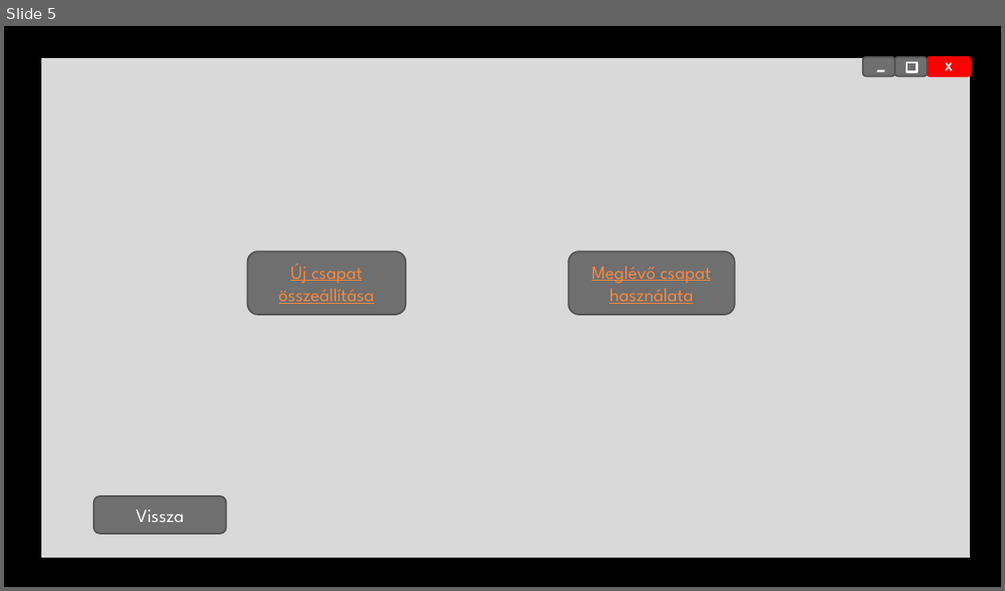
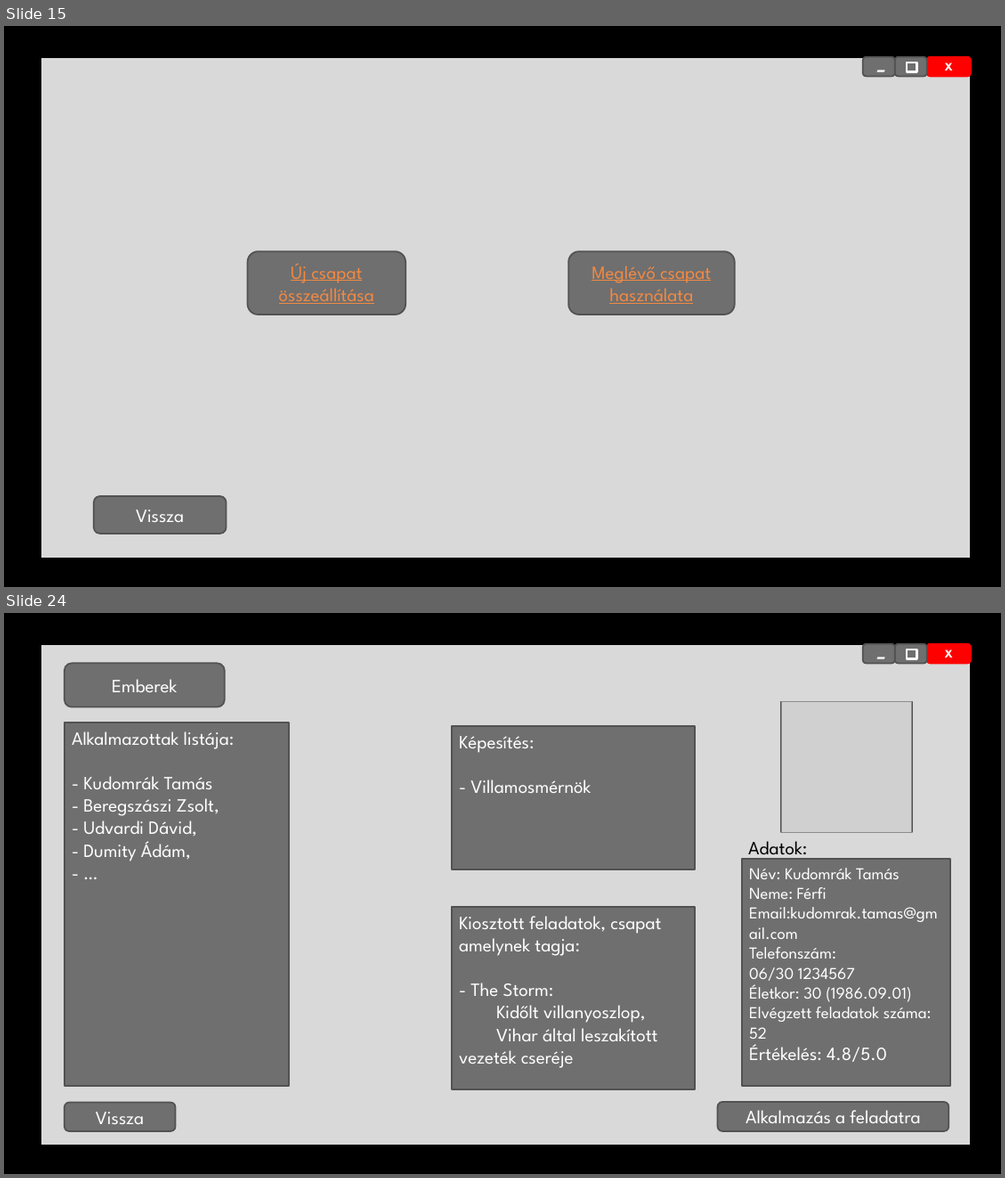
Before and after one commit to B34B77/Szakdolgozat, a slide deck: Dokumentumok/Képernyő tervek.pptx. Shown one above the other, each under a label of ours: slide 5 before the commit, slides 15 and 24 after it; the slides between them are not shown. The pictures are 1005x591 and 1005x1178 pixels, drawn with LibreOffice and Linux fonts; fonts in the diff are those of the drawing; grey boxes stand for pictures; background and template pictures are left out. Boxes give left, top, right and bottom in pixels: in the first picture for what was removed or moved away, otherwise in the second. Text is boxed around its words. In the diff, an @@ line names an element or a change of style, - is before the commit and + after.

```diff
--- a/Dokumentumok/Képernyő tervek.pptx
+++ b/Dokumentumok/Képernyő tervek.pptx
@@ slide 24 added at bbox=[4, 613, 1001, 1174], background picture (left out) @@
@@ rectangle added at bbox=[40, 643, 971, 1144], fill #D9D9D9, outline #000000 1.5 pt @@
@@ rounded rectangle added at bbox=[65, 663, 225, 707], fill #6F6F6F, outline #525252 1.5 pt, 18 pt, text #FFFFFF @@
+Emberek
@@ rounded rectangle added at bbox=[863, 643, 896, 663], fill #6F6F6F, outline #525252 1.5 pt, 28 pt, text #FFFFFF, italic @@
+-
@@ rounded rectangle added at bbox=[895, 643, 927, 663], fill #6F6F6F, outline #525252 1.5 pt @@
@@ rectangle added at bbox=[906, 649, 917, 659], fill #6F6F6F, outline #FFFFFF 2.25 pt @@
@@ rounded rectangle added at bbox=[927, 643, 971, 663], fill #FF0000, outline #FF0000 1.5 pt, 11 pt, text #FFFFFF, bold @@
+X
@@ rectangle added at bbox=[782, 702, 912, 832], fill #6F6F6F, outline #525252 1.5 pt @@
@@ picture added at bbox=[782, 702, 912, 832] @@
@@ rectangle added at bbox=[65, 722, 290, 1086], fill #6F6F6F, outline #525252 1.5 pt, 18 pt, text #FFFFFF @@
+Alkalmazottak listája:
+- Kudomrák Tamás
+- Beregszászi Zsolt,
+- Udvardi Dávid,
+- Dumity Ádám,
+- …
@@ rectangle added at bbox=[452, 726, 696, 868], fill #6F6F6F, outline #525252 1.5 pt, 18 pt, text #FFFFFF @@
+Képesítés:
+- Villamosmérnök
@@ text added at bbox=[748, 841, 807, 860], 18 pt, text #000000 @@
+Adatok:
@@ rectangle added at bbox=[742, 859, 951, 1086], fill #6F6F6F, outline #525252 1.5 pt, 16 pt, text #FFFFFF @@
+Név: Kudomrák Tamás
+Neme: Férfi
+Email:kudomrak.tamas@gmail.com
+Telefonszám:
+06/30 1234567
+Életkor: 30 (1986.09.01)
+Elvégzett feladatok száma: 52
+Értékelés: 4.8/5.0
@@ rectangle added at bbox=[452, 907, 696, 1089], fill #6F6F6F, outline #525252 1.5 pt, 18 pt, text #FFFFFF @@
+Kiosztott feladatok, csapat amelynek tagja:
+- The Storm:
+Kidőlt villanyoszlop,
+Vihar által leszakított vezeték cseréje
@@ rounded rectangle added at bbox=[65, 1102, 176, 1131], fill #6F6F6F, outline #525252 1.5 pt, 18 pt, text #FFFFFF @@
+Vissza
@@ rounded rectangle added at bbox=[718, 1102, 948, 1131], fill #6F6F6F, outline #525252 1.5 pt, 18 pt, text #FFFFFF @@
+Alkalmazás a feladatra
@@ what was slide 5 is now slide 15 @@
```
Also in this commit, not shown: 9 slides changed, 18 other slides added, 2 slides removed.
